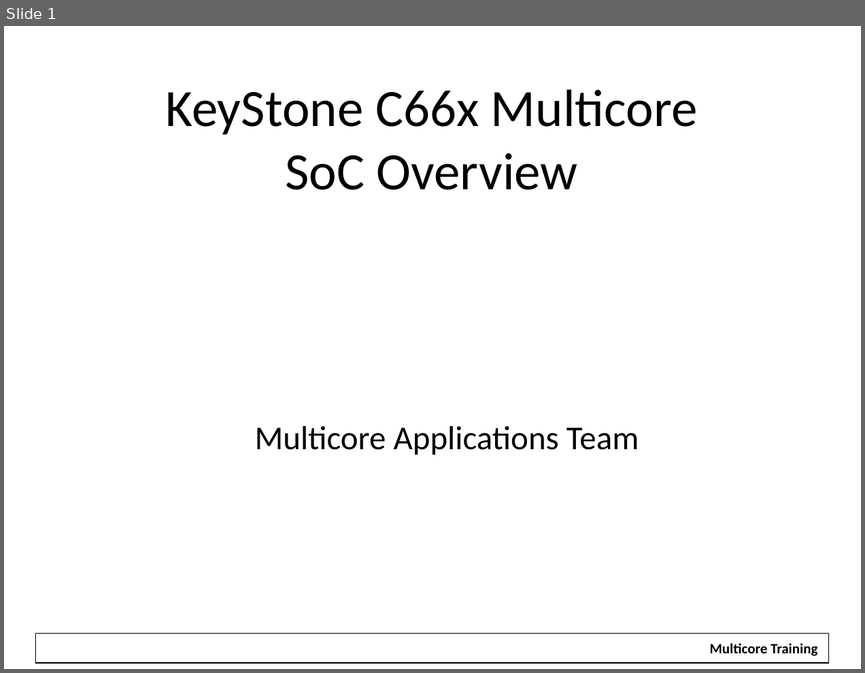
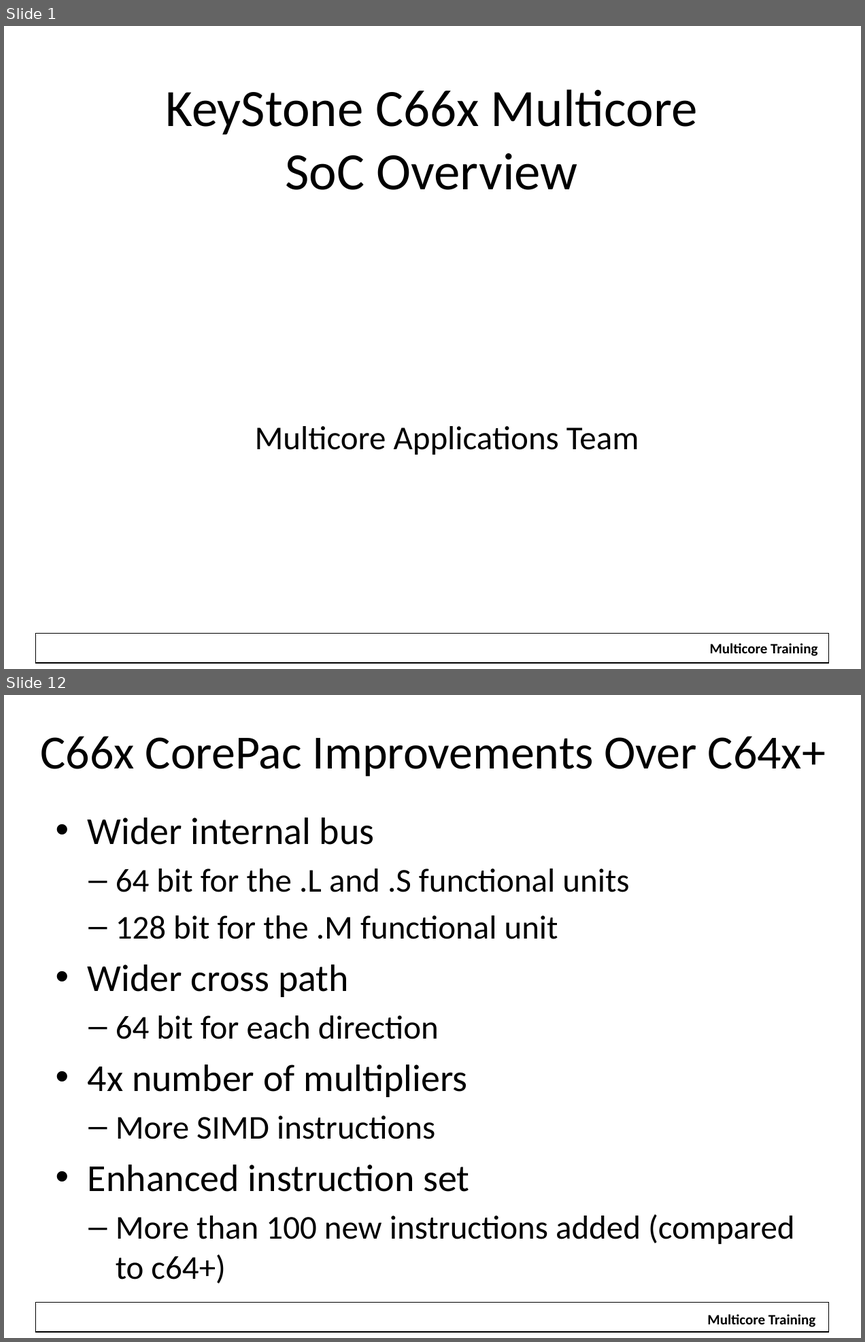
Before and after one commit to hari1989/keystone-workshop, a slide deck: slides/KeyStone Overview.pptx. Shown one above the other, each under a label of ours: slide 1 before the commit, slides 1 and 12 after it; the slides between them are not shown. The pictures are 865x673 and 865x1342 pixels, drawn with LibreOffice and Linux fonts; fonts in the diff are those of the drawing; background and template pictures are left out. Boxes give left, top, right and bottom in pixels: in the first picture for what was removed or moved away, otherwise in the second. Text is boxed around its words. In the diff, an @@ line names an element or a change of style, - is before the commit and + after.

```diff
--- a/slides/KeyStone Overview.pptx
+++ b/slides/KeyStone Overview.pptx
@@ slide 12 added at bbox=[4, 695, 861, 1338], background #FFFFFF; not listed: 1 template element that a slide beside it also shows @@
@@ title added at bbox=[41, 736, 825, 777], 40 pt, text #000000 @@
+C66x CorePac Improvements Over C64x+
@@ text added at bbox=[88, 817, 795, 1283], 28 pt, text #000000 @@
+• Wider internal bus
+  – 64 bit for the .L and .S functional units
+  – 128 bit for the .M functional unit
+• Wider cross path
+  – 64 bit for each direction
+• 4x number of multipliers
+  – More SIMD instructions
+• Enhanced instruction set
+  – More than 100 new instructions added (compared to c64+)
@@ rectangle added at bbox=[698, 1306, 825, 1328], fill #FFFFFF, 12 pt, text #000000, bold @@
+Multicore Training
```
Also in this commit, not shown: 1 slide changed, 13 other slides added, 1 other file.
